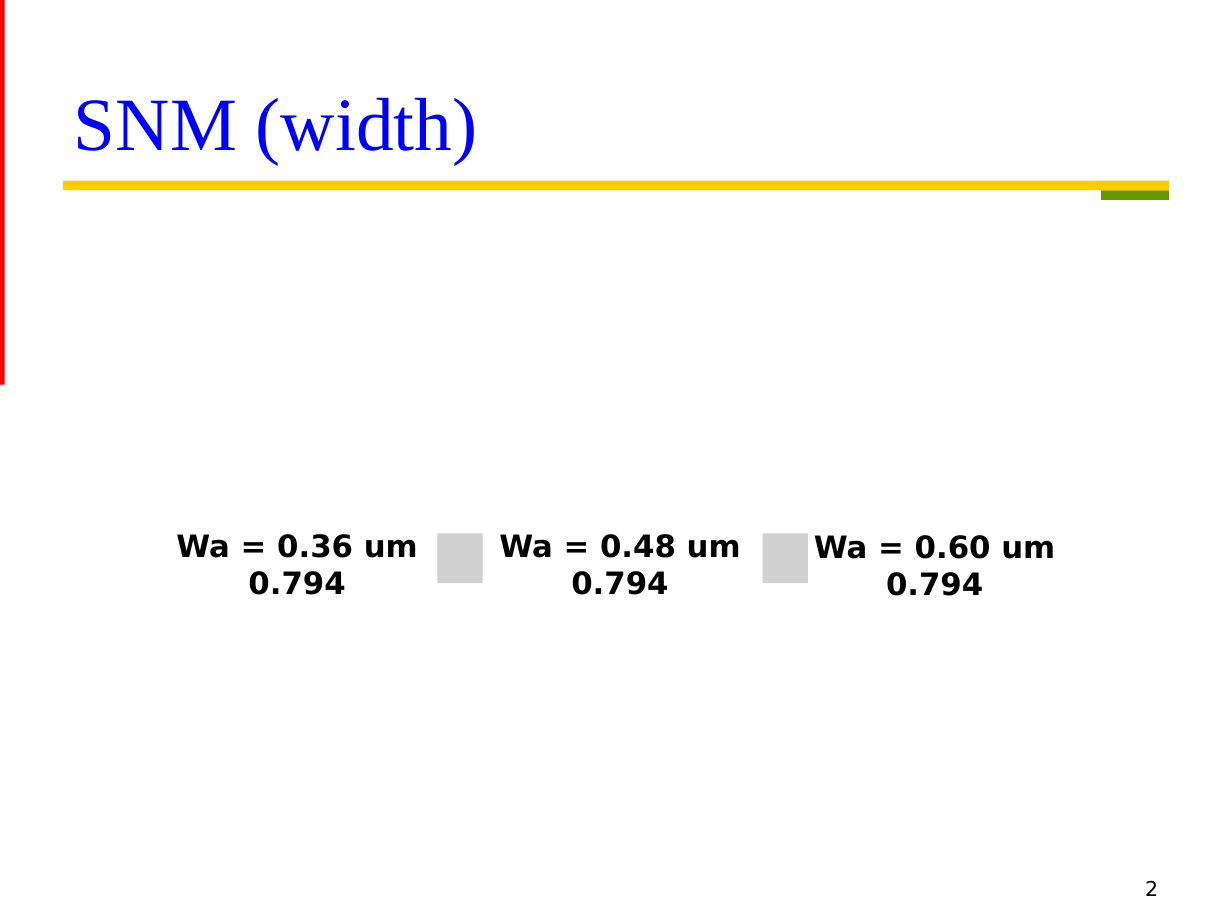
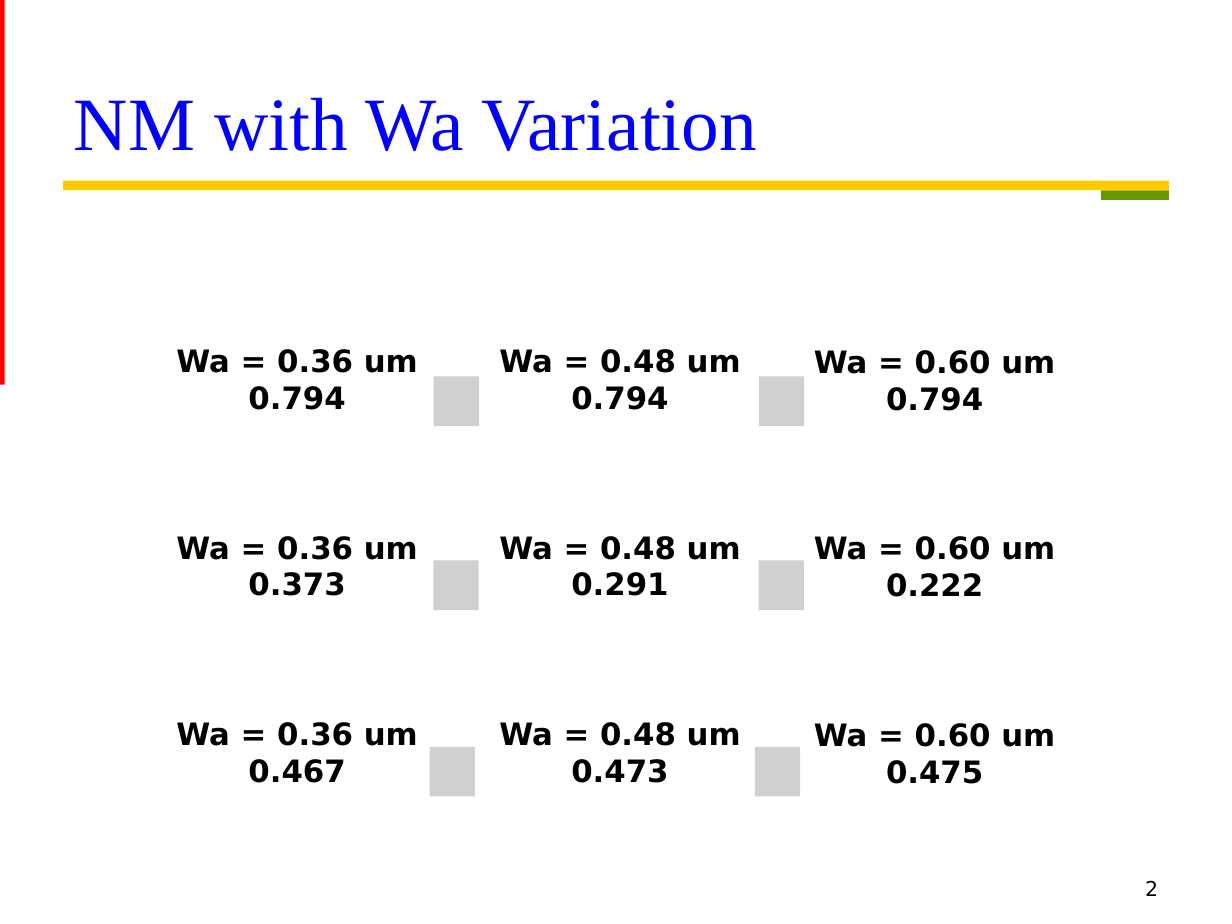
Before and after one commit to Oniontow/TTLiu_Project, a slide deck: slide 2 of andfa/FAND.pptx. Drawn at 1232x924 pixels with LibreOffice and Linux fonts; fonts in the diff are those of the drawing; grey boxes stand for pictures. Boxes give left, top, right and bottom in pixels: in the first picture for what was removed or moved away, otherwise in the second. Text is boxed around its words. In the diff, an @@ line names an element or a change of style, - is before the commit and + after.

Commit message:
PPT

```diff
--- a/andfa/FAND.pptx
+++ b/andfa/FAND.pptx
@@ title at (74,97,757,151): text changed @@
-SNM (width)
+NM with Wa Variation
@@ 3 texts: place and size @@
-3 texts at (176,534,1055,596)
+3 texts at (176,349,1055,411)
@@ picture added at (434,377,479,426) @@
@@ picture added at (759,377,804,426) @@
@@ picture removed at (437,533,483,583) @@
@@ picture removed at (763,533,808,583) @@
@@ group added at (176,536,1055,610): 3 texts, 2 pictures @@
+Wa = 0.48 um
+0.291
+Wa = 0.36 um
+0.373
+Wa = 0.60 um
+0.222
@@ group added at (176,722,1055,796): 3 texts, 2 pictures @@
+Wa = 0.48 um
+0.473
+Wa = 0.36 um
+0.467
+Wa = 0.60 um
+0.475
```
Also in this commit, not shown: 1 other slide changed, 8 slides added, 2 slides removed, 1 other file.
